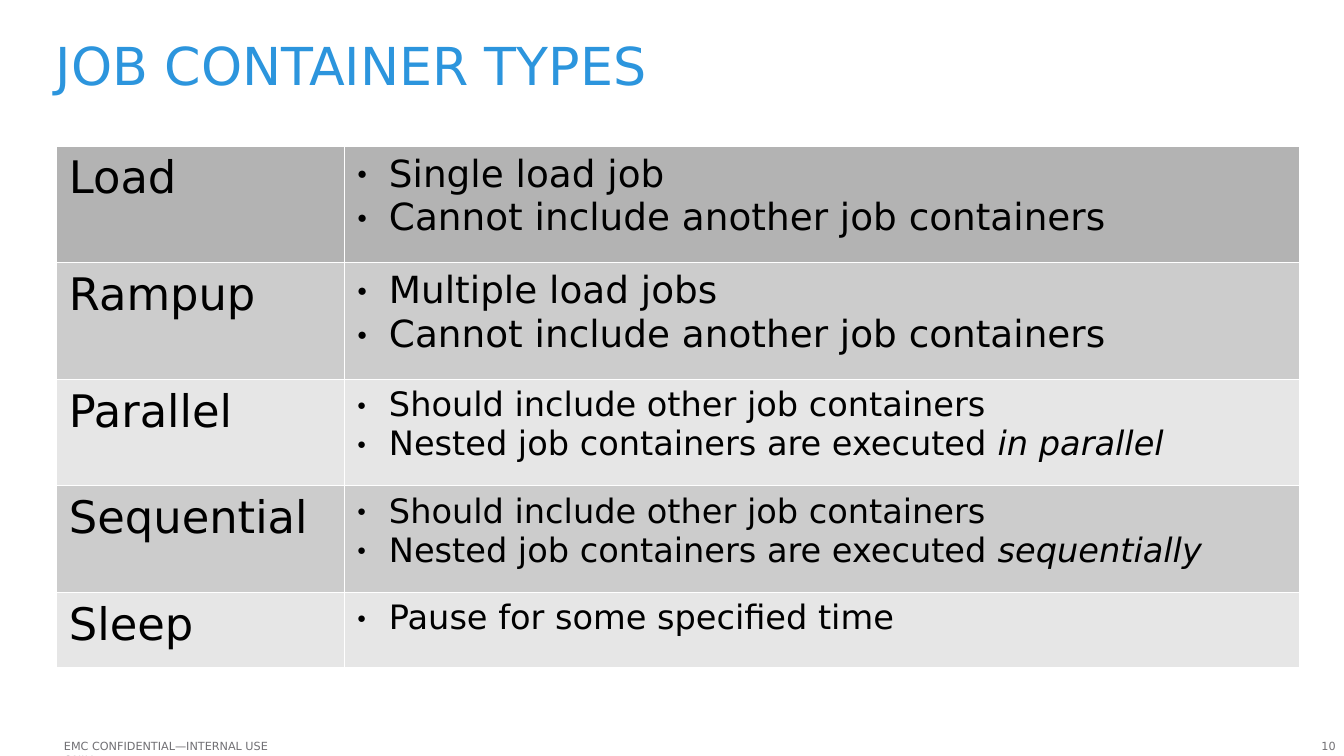
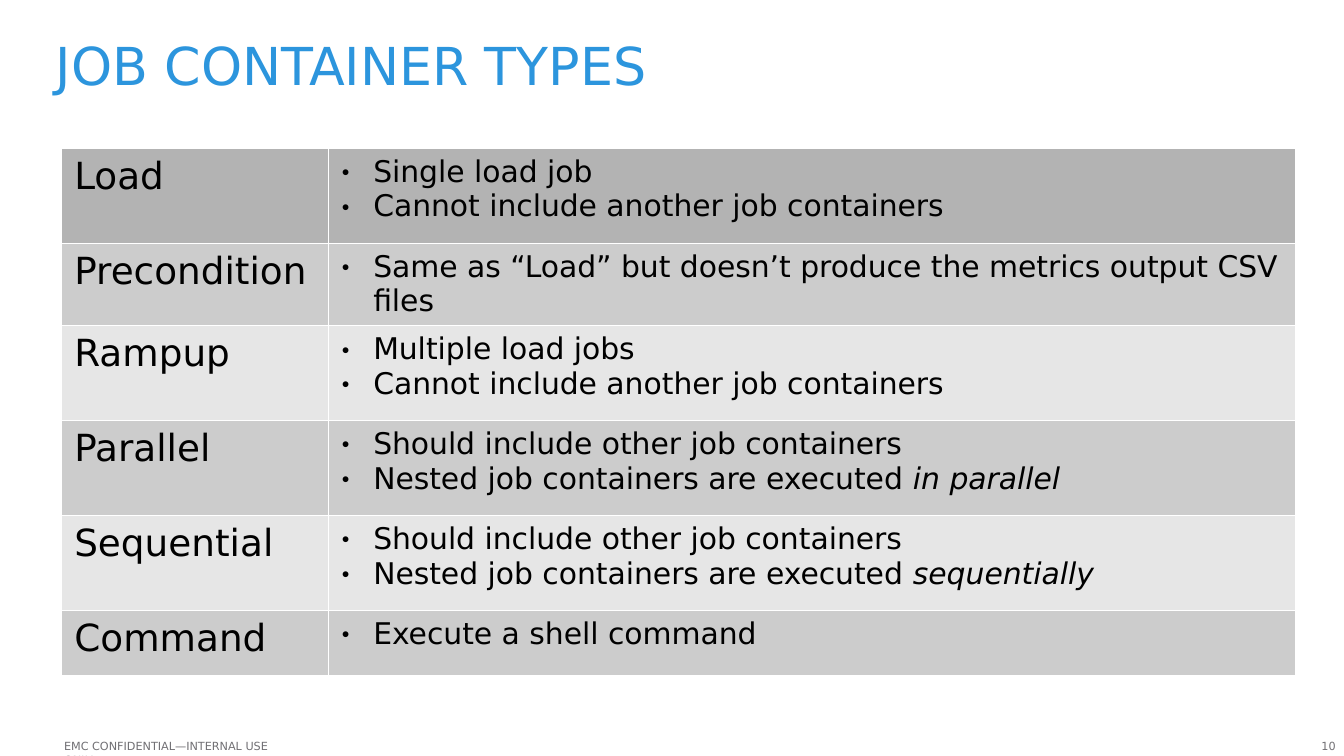
Before and after one commit to emc-mongoose/mongoose, a slide deck: slide 10 of doc/emcmongoosev2.odp. Drawn at 1344x756 pixels with LibreOffice and Linux fonts; fonts in the diff are those of the drawing; background and template pictures are left out. Boxes give left, top, right and bottom in pixels: in the first picture for what was removed or moved away, otherwise in the second. Text is boxed around its words. In the diff, an @@ line names an element or a change of style, - is before the commit and + after.

Commit message:
presentation update

```diff
--- a/doc/emcmongoosev2.odp
+++ b/doc/emcmongoosev2.odp
@@ table at (60, 148, 1294, 667) @@
+row 2: Precondition | Same as “Load” but doesn’t produce the metrics output CSV files
-row 6, column 1: Sleep
+row 6, column 1: Command
-row 6, column 2: Pause for some specified time
+row 6, column 2: Execute a shell command
@@ table: place and size @@
-table at (55, 145, 1298, 667)
+table at (60, 148, 1294, 667)
```
Also in this commit, not shown: 2 other slides changed, 1 other file.
